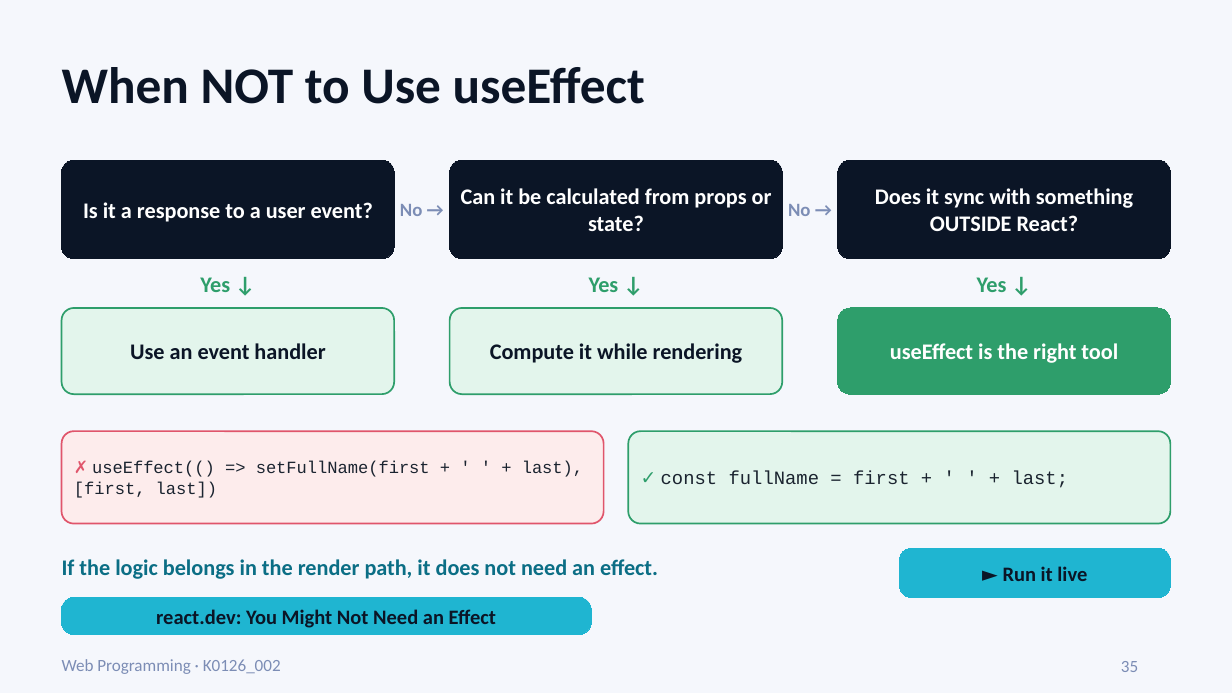
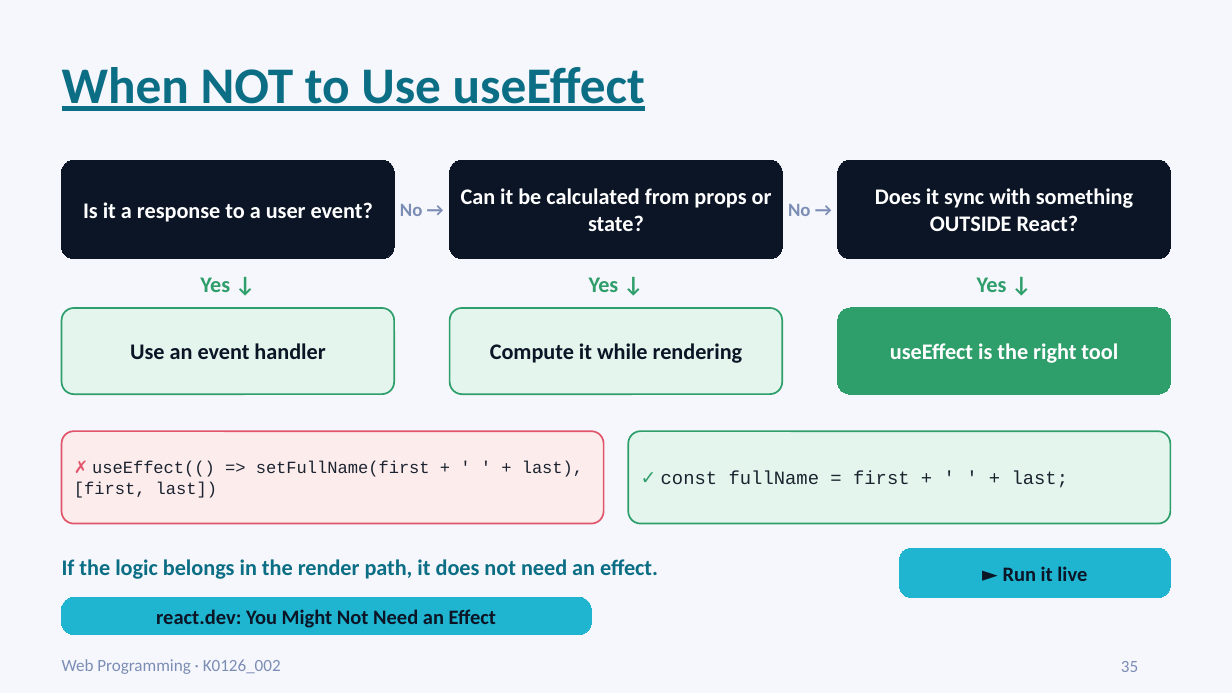
Before and after one commit to muxiddin19/WebPro, a slide deck: slide 35 of week11/WebPro_Week12_Fri_ReactEffects_v2.pptx. Drawn at 1232x693 pixels with LibreOffice and Linux fonts; fonts in the diff are those of the drawing. Boxes give left, top, right and bottom in pixels: in the first picture for what was removed or moved away, otherwise in the second. Text is boxed around its words. In the diff, an @@ line names an element or a change of style, - is before the commit and + after.

```diff
--- a/week11/WebPro_Week12_Fri_ReactEffects_v2.pptx
+++ b/week11/WebPro_Week12_Fri_ReactEffects_v2.pptx
@@ title "When NOT to Use useEffect" at [62,67,645,111]: text colour #0B1526 to #0B6E85, underline on @@
```
Also in this commit, not shown: 12 other slides changed, 1 other file.
